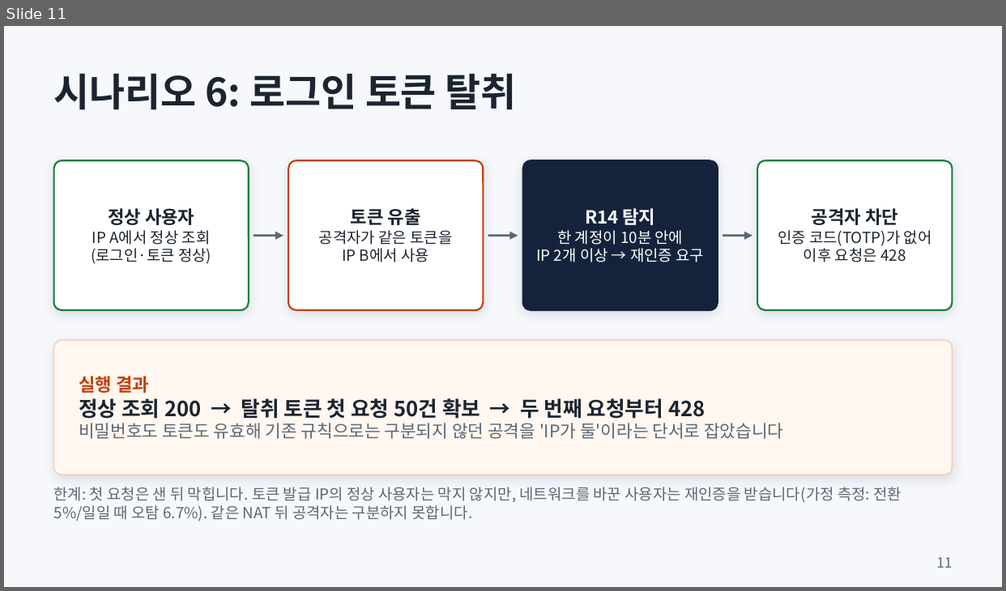
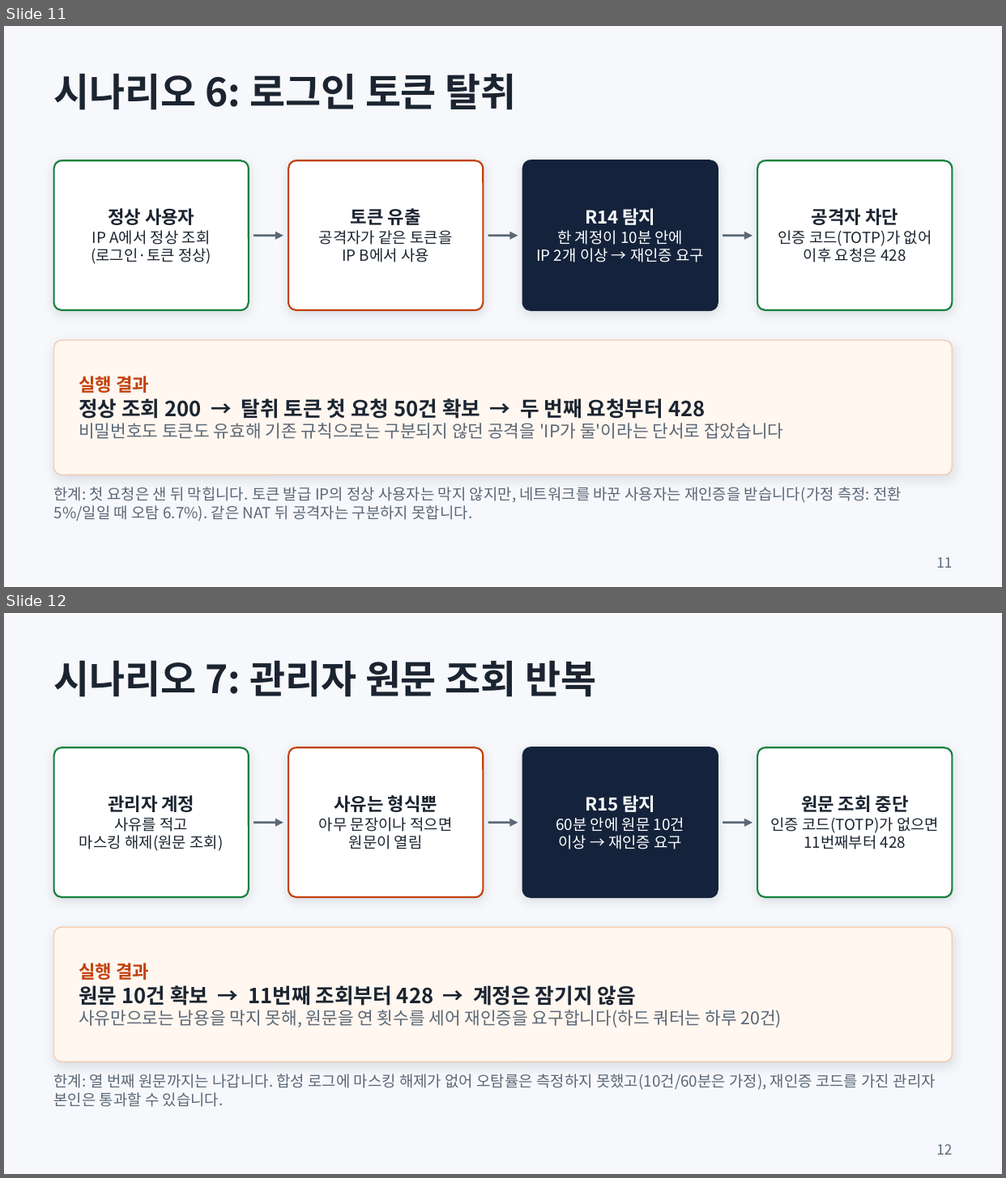
Before and after one commit to shk12170-dev/Defense-follow, a slide deck: docs/presentation.pptx. Shown one above the other, each under a label of ours: slide 11 before the commit, slides 11 and 12 after it. The pictures are 1006x591 and 1006x1178 pixels, drawn with LibreOffice and Linux fonts; fonts in the diff are those of the drawing. Boxes give left, top, right and bottom in pixels: in the first picture for what was removed or moved away, otherwise in the second. Text is boxed around its words. In the diff, an @@ line names an element or a change of style, - is before the commit and + after.

```diff
--- a/docs/presentation.pptx
+++ b/docs/presentation.pptx
@@ slide 12 added at box(4, 613, 1002, 1174), background #F6F8FB @@
@@ text added at box(54, 660, 597, 697), 28 pt, text #1B2430, bold @@
+시나리오 7: 관리자 원문 조회 반복
@@ rounded rectangle added at box(54, 747, 249, 897), fill #FFFFFF, outline #15803D 1.25 pt @@
@@ rounded rectangle added at box(288, 747, 483, 897), fill #FFFFFF, outline #C2410C 1.25 pt @@
@@ rounded rectangle added at box(523, 747, 718, 897), fill #14233B, outline #14233B 1.25 pt @@
@@ rounded rectangle added at box(757, 747, 952, 897), fill #FFFFFF, outline #15803D 1.25 pt @@
@@ text added at box(79, 795, 223, 851), 11 pt, text #1B2430 @@
+관리자 계정
+사유를 적고
+마스킹 해제(원문 조회)
@@ text added at box(319, 795, 452, 850), 11 pt, text #1B2430 @@
+사유는 형식뿐
+아무 문장이나 적으면
+원문이 열림
@@ text added at box(556, 795, 684, 850), 11 pt, text #FFFFFF @@
+R15 탐지
+60분 안에 원문 10건
+이상 → 재인증 요구
@@ text added at box(770, 795, 939, 850), 11 pt, text #1B2430 @@
+원문 조회 중단
+인증 코드(TOTP)가 없으면
+11번째부터 428
@@ arrow added from (253, 823) to (283, 823), #5B6776 1.5 pt @@
@@ arrow added from (488, 823) to (518, 823), #5B6776 1.5 pt @@
@@ arrow added from (722, 823) to (752, 823), #5B6776 1.5 pt @@
@@ rounded rectangle added at box(54, 927, 952, 1062), fill #FFF7F0, outline #F2C9AE 0.75 pt @@
@@ text added at box(79, 963, 782, 1028), 12.5 pt, text #5B6776 @@
+실행 결과
+원문 10건 확보 → 11번째 조회부터 428 → 계정은 잠기지 않음
+사유만으로는 남용을 막지 못해, 원문을 연 횟수를 세어 재인증을 요구합니다(하드 쿼터는 하루 20건)
@@ text added at box(54, 1074, 936, 1107), 11 pt, text #5B6776 @@
+한계: 열 번째 원문까지는 나갑니다. 합성 로그에 마스킹 해제가 없어 오탐률은 측정하지 못했고(10건/60분은 가정), 재인증 코드를 가진 관리자 본인은 통과할 수 있습니다.
@@ text added at box(936, 1144, 952, 1155), 10 pt, text #5B6776 @@
+12
```
Also in this commit, not shown: 6 slides changed, 12 other files.
